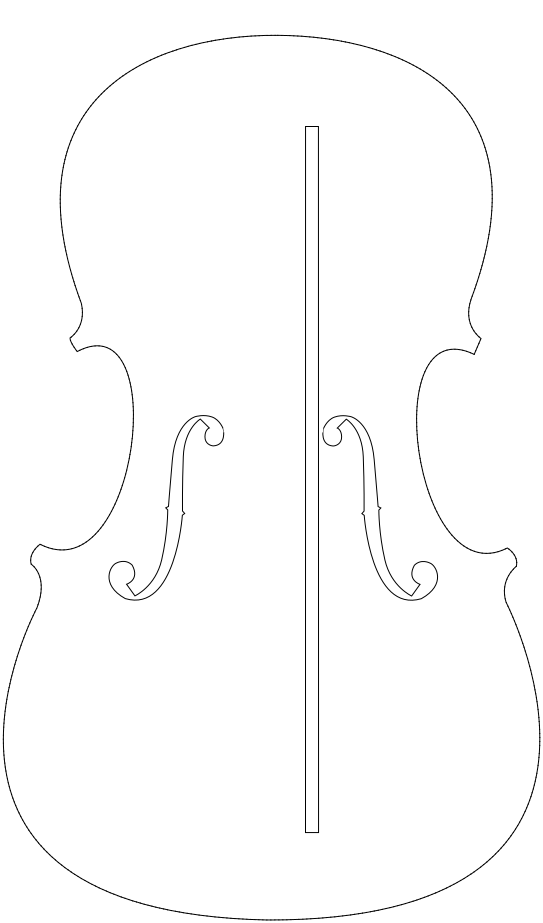
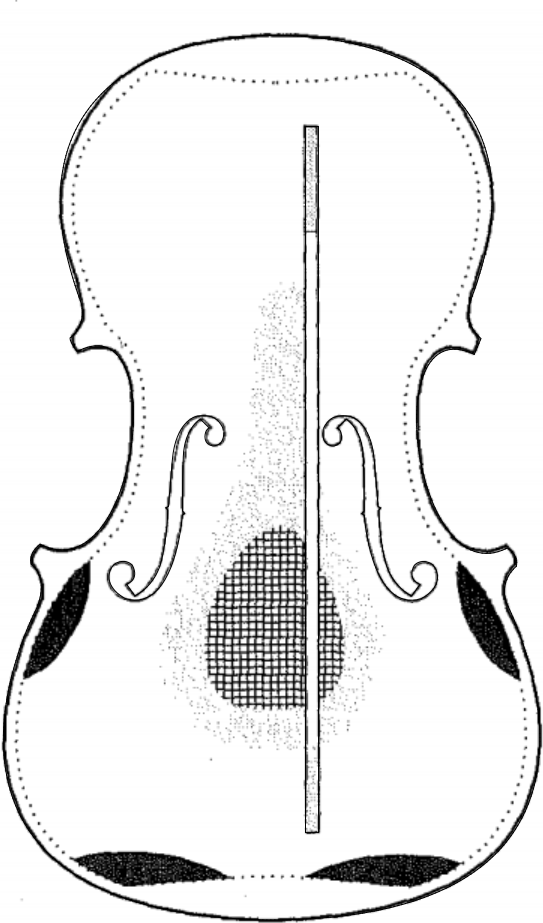
Layers edited between the first and the second 543 × 923 image:
showed "top #2.png" over [1,0,543,923]
